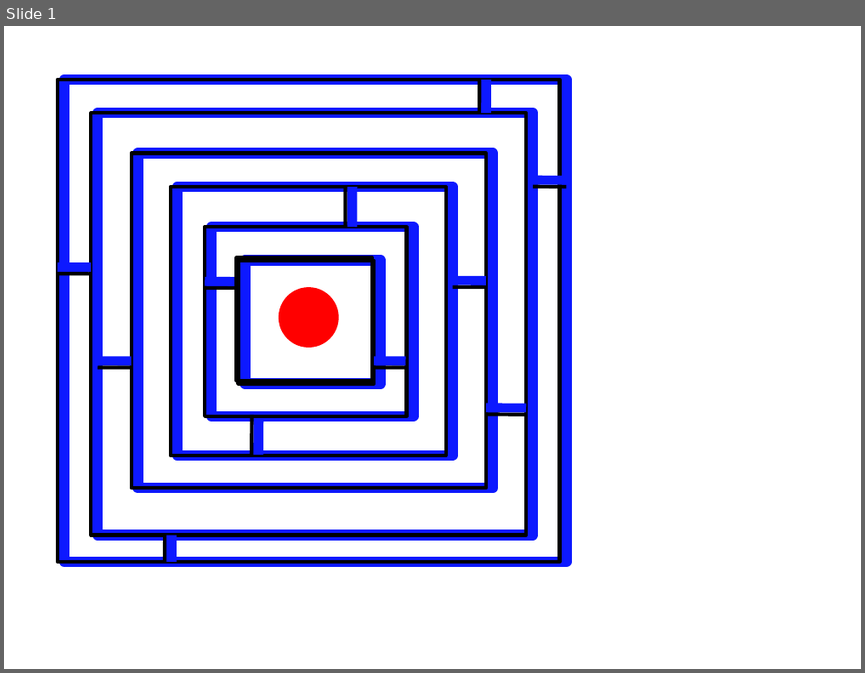
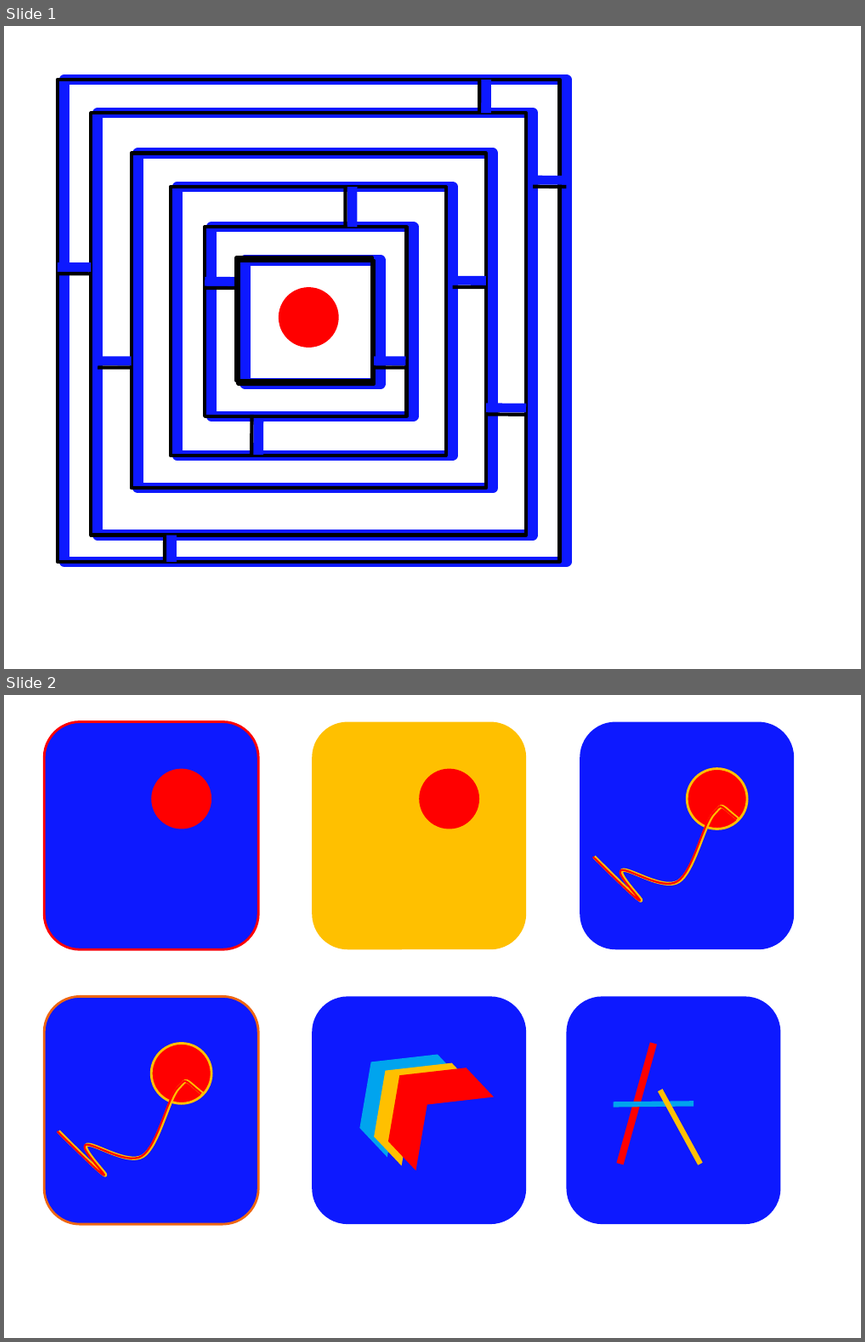
Before and after one commit to celine-zhu/D_daleGPS, a slide deck: design idea.pptx. Shown one above the other, each under a label of ours: slide 1 before the commit, slides 1 and 2 after it. The pictures are 865x673 and 865x1342 pixels, drawn with LibreOffice and Linux fonts; fonts in the diff are those of the drawing. Boxes give left, top, right and bottom in pixels: in the first picture for what was removed or moved away, otherwise in the second. Text is boxed around its words. In the diff, an @@ line names an element or a change of style, - is before the commit and + after.

```diff
--- a/design idea.pptx
+++ b/design idea.pptx
@@ slide 2 added at <box>4,695,861,1338</box>, background #FFFFFF @@
@@ rounded rectangle added at <box>44,721,258,949</box>, fill #0D19FF, outline #FF0000 2 pt @@
@@ rounded rectangle added at <box>312,721,526,949</box>, fill #FFC000 @@
@@ rounded rectangle added at <box>579,721,794,949</box>, fill #0D19FF @@
@@ ellipse added at <box>151,769,211,828</box>, fill #FF0000 @@
@@ ellipse added at <box>419,769,478,828</box>, fill #FF0000 @@
@@ ellipse added at <box>687,769,747,828</box>, fill #FF0000, outline #FFC000 2 pt @@
@@ freeform shape added at <box>586,782,739,917</box>, outline #FF0000 1.5 pt @@
@@ freeform shape added at <box>588,782,741,917</box>, outline #FFC000 3 pt @@
@@ rounded rectangle added at <box>44,997,258,1225</box>, fill #0D19FF, outline #EE6612 2 pt @@
@@ rounded rectangle added at <box>312,997,526,1225</box>, fill #0D19FF @@
@@ rounded rectangle added at <box>566,997,780,1225</box>, fill #0D19FF @@
@@ chevron added at <box>332,1025,466,1157</box>, fill #00A4EE @@
@@ ellipse added at <box>151,1043,211,1103</box>, fill #FF0000, outline #FFC000 2 pt @@
@@ chevron added at <box>346,1034,479,1166</box>, fill #FFC000 @@
@@ chevron added at <box>361,1038,494,1170</box>, fill #FF0000 @@
@@ line added from (620, 1163) to (653, 1043), #FF0000 6 pt @@
@@ freeform shape added at <box>51,1056,204,1191</box>, outline #FF0000 1.5 pt @@
@@ freeform shape added at <box>52,1056,205,1191</box>, outline #FFC000 3 pt @@
@@ line added from (701, 1163) to (660, 1090), #FFC000 4.5 pt @@
@@ line added from (613, 1105) to (693, 1104), #00A4EE 4.5 pt @@
```
Also in this commit, not shown: 1 other slide added, 1 slide removed.
